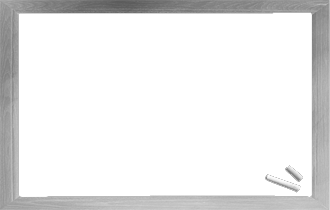
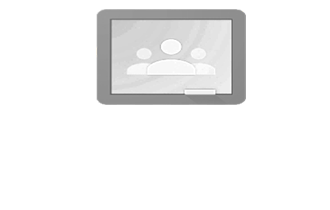
Layers edited between the first and the second 330x210 image:
moved "Camada 1" above "Nessa opcao você pode criar uma sala com questoes especificas a", painted on it over [0, 0, 330, 210]
painted on "Nessa opcao você pode criar uma sala com questoes especificas a" over [21, 18, 311, 204]
